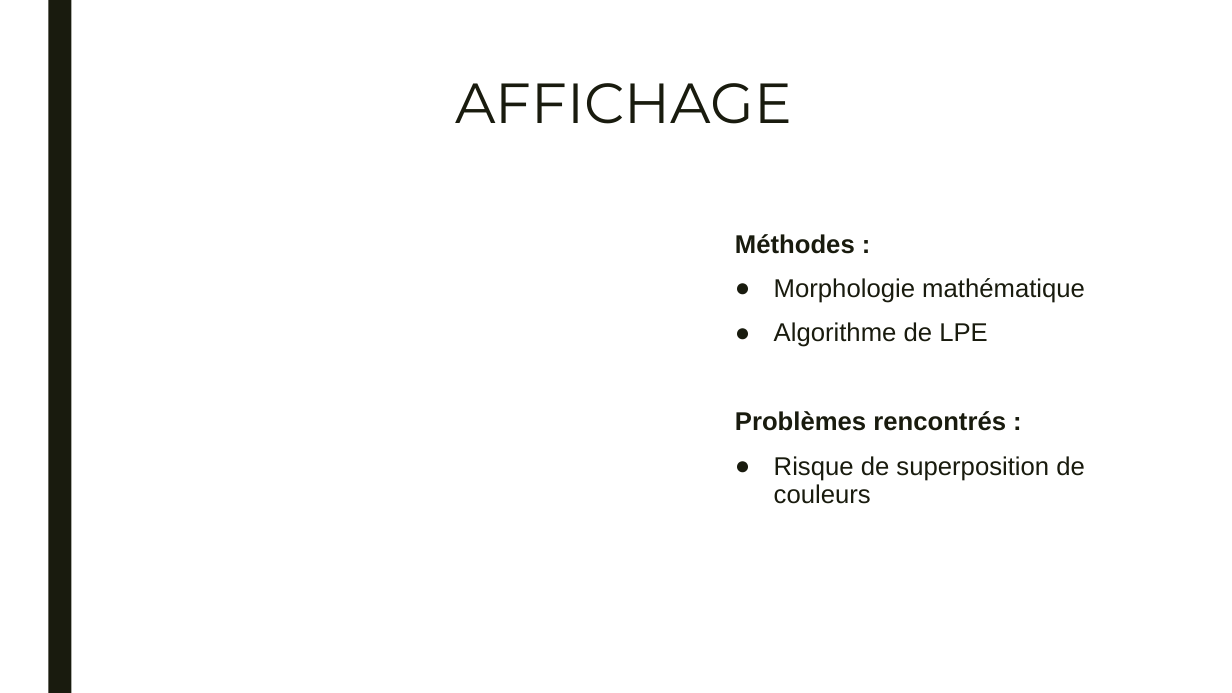
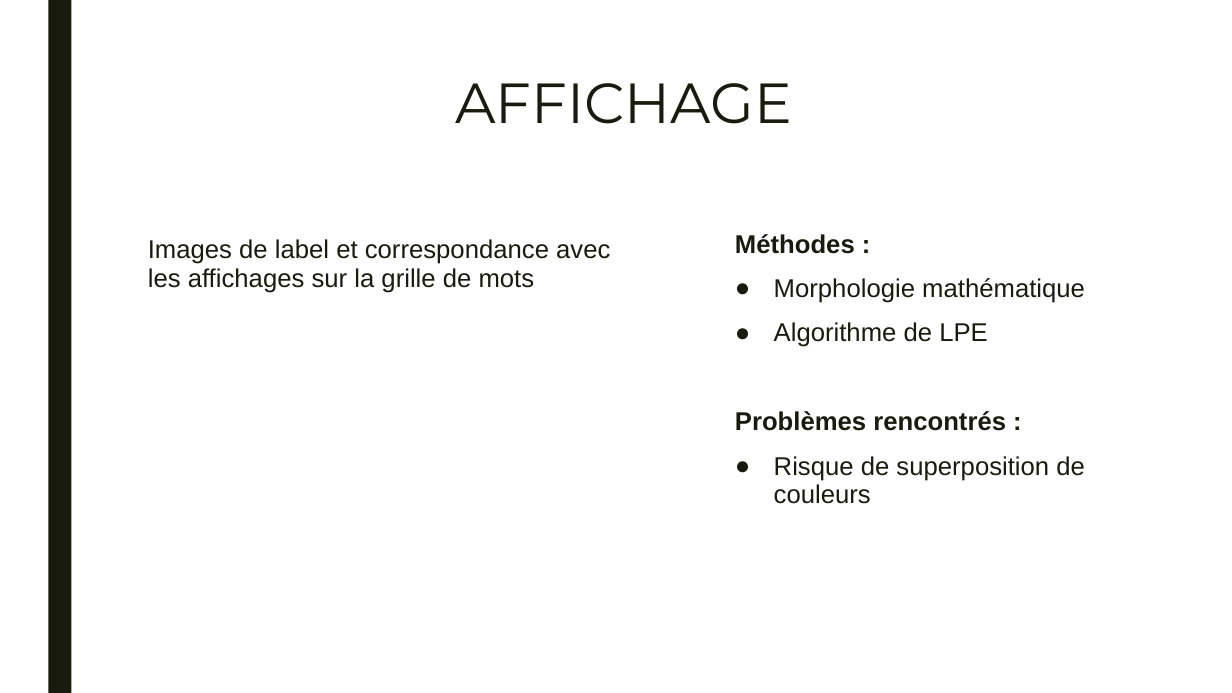
Before and after one commit to axmuris/ProjetCodenames, a slide deck: slide 7 of Oral/CodeNames.pptx. Drawn at 1232x693 pixels with LibreOffice and Linux fonts; fonts in the diff are those of the drawing; background and template pictures are left out. Boxes give left, top, right and bottom in pixels: in the first picture for what was removed or moved away, otherwise in the second. Text is boxed around its words. In the diff, an @@ line names an element or a change of style, - is before the commit and + after.

```diff
--- a/Oral/CodeNames.pptx
+++ b/Oral/CodeNames.pptx
@@ text added at [148,239,610,293], 20 pt, text #191B0E @@
+Images de label et correspondance avec les affichages sur la grille de mots
```
Also in this commit, not shown: 7 other slides changed, 16 other files.
